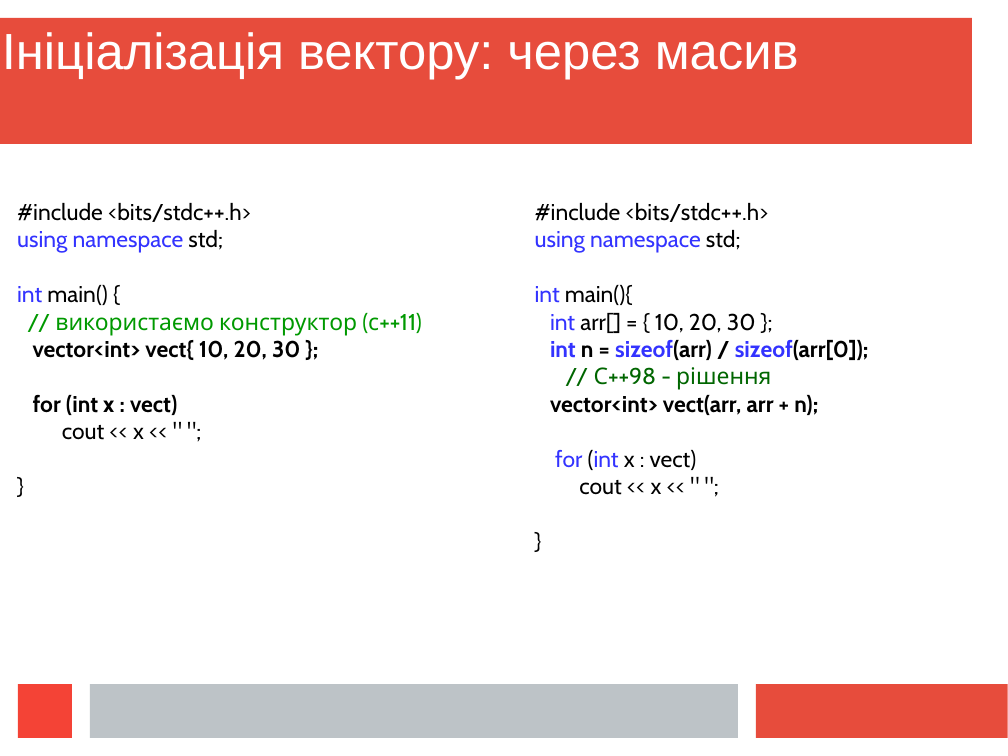
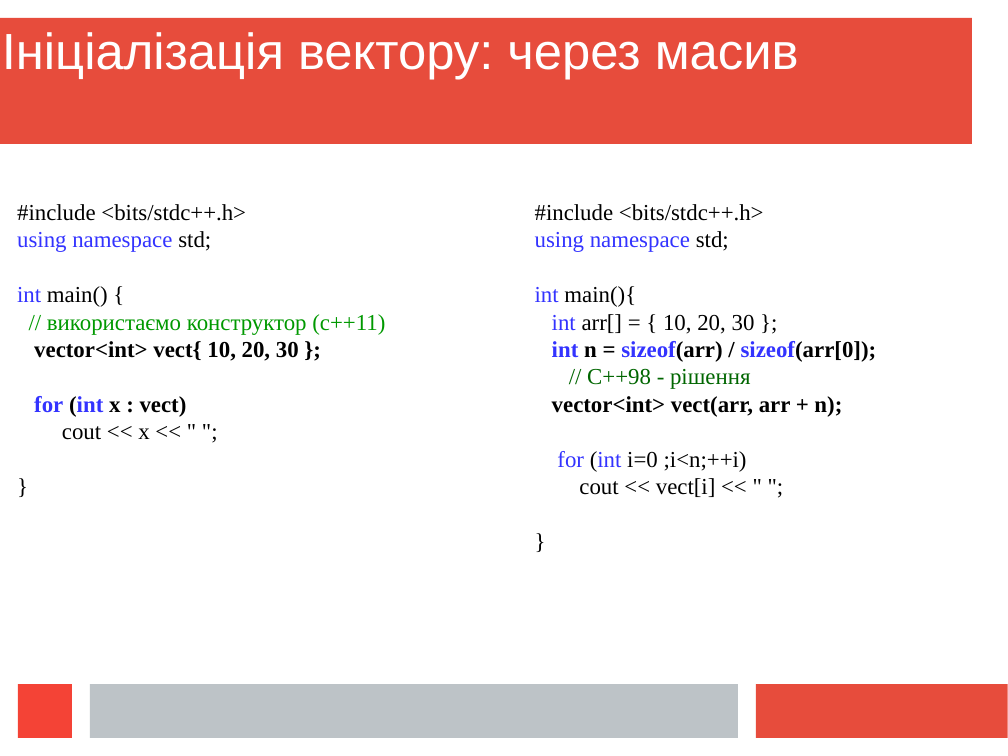
Before and after one commit to mecchmatProjects/CppCourse, a slide deck: slide 31 of Lect12/CppUkrTutor12_1.ppt. Drawn at 1008x756 pixels with LibreOffice and Linux fonts; fonts in the diff are those of the drawing. Boxes give left, top, right and bottom in pixels: in the first picture for what was removed or moved away, otherwise in the second. Text is boxed around its words. In the diff, an @@ line names an element or a change of style, - is before the commit and + after.

```diff
--- a/Lect12/CppUkrTutor12_1.ppt
+++ b/Lect12/CppUkrTutor12_1.ppt
@@ text "#include <bits/stdc++.h>" at [17, 204, 385, 440]: font Cabin to Times New Roman; text colour #000000 to #3333FF in "for (int" @@
@@ text at [535, 204, 877, 417]: font Cabin to Times New Roman in "#include <bits/stdc++.h>", "using namespace std;", "int main(){", "int arr[] = { 10, 20, 30 ..." and 4 more places @@
@@ text at [557, 451, 747, 497]: text changed; font Cabin to Times New Roman @@
-for (int x : vect)
-cout << x << " ";
+for (int i=0 ;i<n;++i)
+cout << vect[i] << " ";
```
Also in this commit, not shown: 21 other slides changed, 6 other files.
